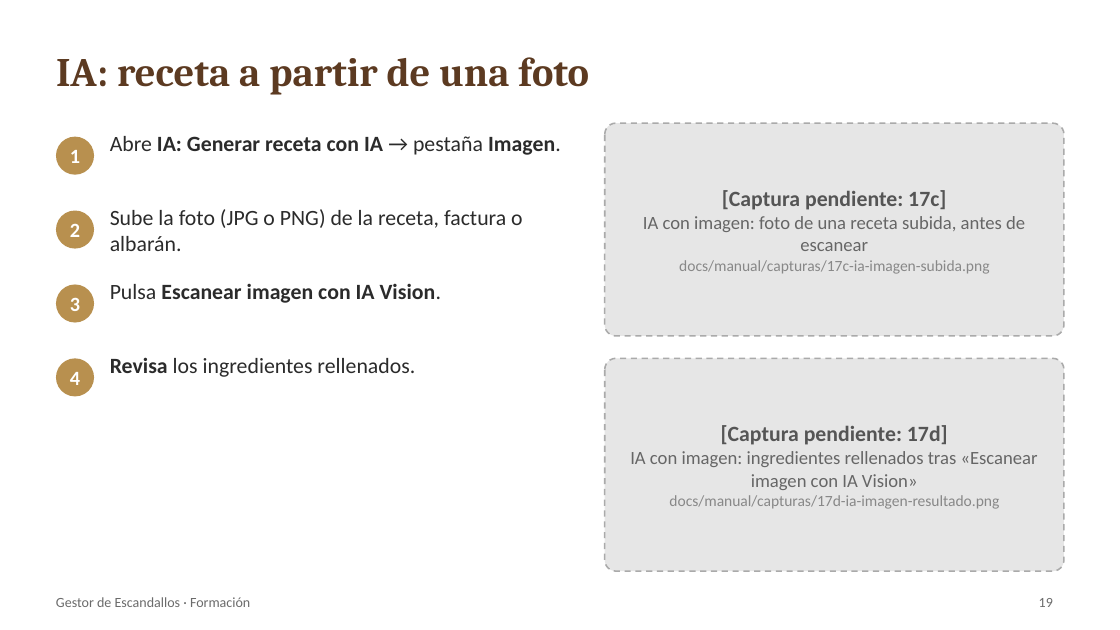
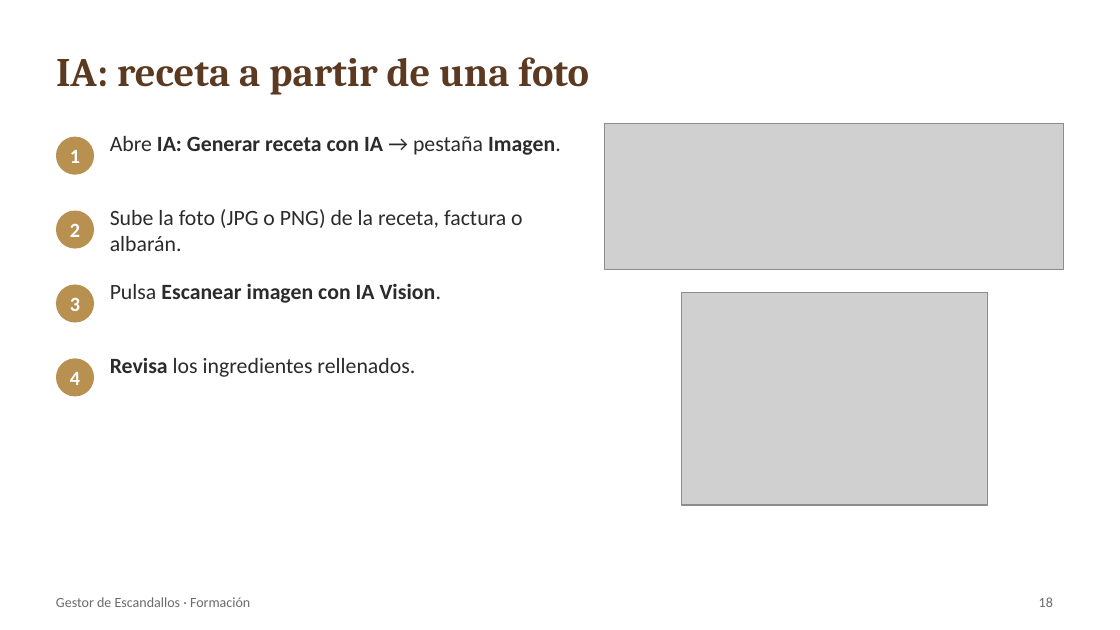
Before and after one commit to robertobergua-maker/escandallos-catering, a slide deck: slide 18 of docs/manual/Manual_Gestor_Escandallos.pptx (slide 19 before the commit). Drawn at 1120x630 pixels with LibreOffice and Linux fonts; fonts in the diff are those of the drawing; grey boxes stand for pictures. Boxes give left, top, right and bottom in pixels: in the first picture for what was removed or moved away, otherwise in the second. Text is boxed around its words. In the diff, an @@ line names an element or a change of style, - is before the commit and + after.

```diff
--- a/docs/manual/Manual_Gestor_Escandallos.pptx
+++ b/docs/manual/Manual_Gestor_Escandallos.pptx
@@ rounded rectangle removed at box(605, 123, 1064, 336) @@
-[Captura pendiente: 17c]
-IA con imagen: foto de una receta subida, antes de escanear
-docs/manual/capturas/17c-ia-imagen-subida.png
@@ picture added at box(605, 123, 1064, 270) @@
@@ picture added at box(681, 292, 988, 505) @@
@@ rounded rectangle removed at box(605, 358, 1064, 571) @@
-[Captura pendiente: 17d]
-IA con imagen: ingredientes rellenados tras «Escanear imagen con IA Vision»
-docs/manual/capturas/17d-ia-imagen-resultado.png
@@ page number at box(1039, 597, 1053, 607): text changed @@
-19
+18
```
Also in this commit, not shown: 10 other slides changed, 1 slide added, 1 slide removed, 5 other files.
